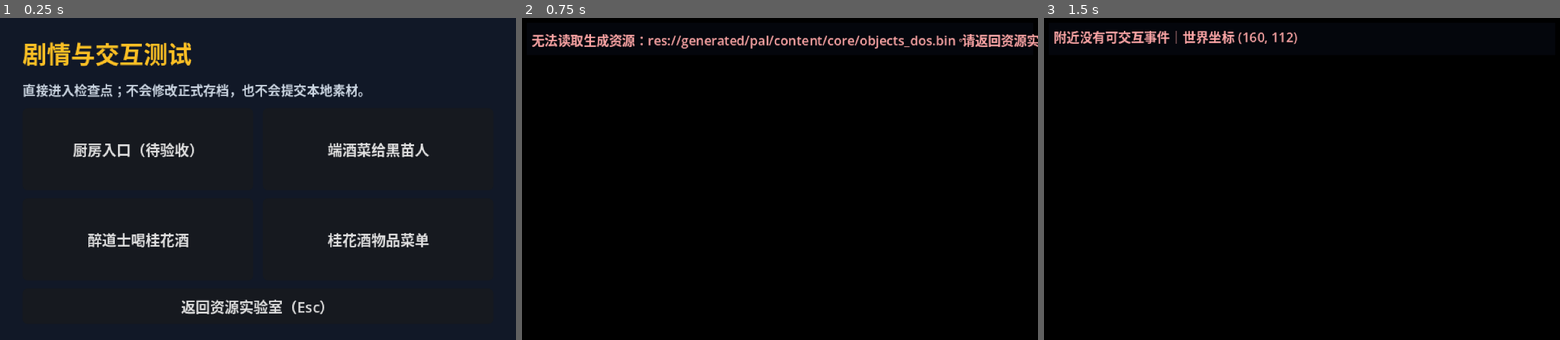
Above: before the commit, frames 1-3 (left to right).
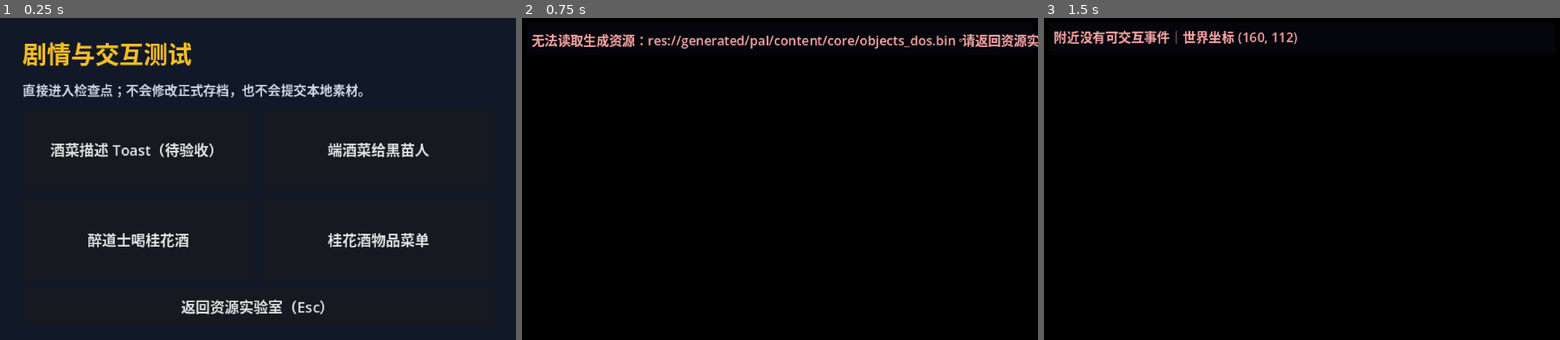
Above: after the commit, the same moments.

Repository: 1xuanyuan1/sword-godot
Game: Godot game, scene res://scenes/story_test_lab.tscn
Same seed, same stepped clock (60 frames per second), same inputs: the game is played once before the commit and once after it. This scene is started directly instead of the project's main scene.
Inputs (mouse positions are in pixels of both pictures, inside the frame that each line leads up to):
- Up to frame 1 (0.25 s): no input
- Up to frame 2 (0.75 s): click (661, 150) at 0.5 s, where only the run before the commit has a clickable "厨房入口（待验收）"
- Up to frame 3 (1.5 s): tap Enter (ui_accept) at 1.25 s; hold Right from 1.28 s (still down); tap M at 1.35 s

The runs differ from the first frame. In frame 1, 0.9% of the frame differs, in the area x 9-42%, y 38-44%; in frame 2, less than 0.1%; in frame 3, less than 0.1%.

Commit message:
fix: show quoted narration as toast

Diff:
--- a/src/content/pal_content_database.gd
+++ b/src/content/pal_content_database.gd
@@ -121,6 +121,11 @@
 	return str(messages[index]) if index >= 0 and index < messages.size() else ""
 
 
+func is_quoted_narration_start(index: int) -> bool:
+	# DOS 文本用成对半角引号标记无角色的剧情叙述；续行只在末尾带结束引号。
+	return get_message(index).strip_edges().begins_with("\"")
+
+
 func item_definition(object_id: int) -> PalItemDefinition:
 	return items[object_id] if object_id >= 0 and object_id < items.size() else null
 
--- a/src/debug/pal_debug_checkpoint.gd
+++ b/src/debug/pal_debug_checkpoint.gd
@@ -8,16 +8,8 @@
 
 static func request(checkpoint_id: String) -> bool:
 	match checkpoint_id:
-		"kitchen_entry":
-			_pending = {
-				"id": checkpoint_id,
-				"scene": 2,
-				"script": 4631,
-				"event": 52,
-				"position": Vector2i(1456, 1400),
-				"scene_enter_scripts": {0: 8145},
-				"hint": "自动穿过厨房入口；应进入厨房且不重播开场"
-			}
+		"wine_dish_toast":
+			_pending = {"id": checkpoint_id, "scene": 0, "script": 4995, "event": 21, "position": Vector2i(656, 1144), "hint": "酒菜环境描述应显示为居中 Toast"}
 		"meal_delivery":
 			_pending = {"id": checkpoint_id, "scene": 0, "script": 4885, "event": 16, "position": Vector2i(1248, 1040), "player_sprite": 208}
 		"drunken_swordsman":
--- a/src/debug/story_test_lab.gd
+++ b/src/debug/story_test_lab.gd
@@ -51,7 +51,7 @@
 	grid.add_theme_constant_override("v_separation", 5)
 	page.add_child(grid)
 
-	_add_checkpoint_button(grid, "厨房入口（待验收）", "kitchen_entry")
+	_add_checkpoint_button(grid, "酒菜描述 Toast（待验收）", "wine_dish_toast")
 	_add_checkpoint_button(grid, "端酒菜给黑苗人", "meal_delivery")
 	_add_checkpoint_button(grid, "醉道士喝桂花酒", "drunken_swordsman")
 	_add_checkpoint_button(grid, "桂花酒物品菜单", "wine_menu")
--- a/src/game/script_vm.gd
+++ b/src/game/script_vm.gd
@@ -217,8 +217,8 @@
 			0x003b:
 				if _dialog_has_body:
 					return _pause_at_dialog_boundary()
-				_dialog_is_toast = false
-				dialog_started.emit(2, entry.operands[0], 0)
+				_dialog_is_toast = _starts_quoted_narration(next_cursor)
+				dialog_started.emit(3 if _dialog_is_toast else 2, entry.operands[0], 0)
 			0x003c:
 				if _dialog_has_body:
 					return _pause_at_dialog_boundary()
@@ -346,7 +346,7 @@
 				_cursor = next_cursor
 				if not _is_dialog_title(database.get_message(entry.operands[0])):
 					_dialog_has_body = true
-					if _dialog_is_toast:
+					if _dialog_is_toast and not _is_dialog_message_entry(next_cursor):
 						return _wait_for_frames(next_cursor, 14, true)
 				executed += 1
 				continue
@@ -388,6 +388,16 @@
 	running = false
 	waiting_for_dialog = true
 	return _cursor
+
+
+func _starts_quoted_narration(entry_index: int) -> bool:
+	if not _is_dialog_message_entry(entry_index):
+		return false
+	return database.is_quoted_narration_start(database.scripts[entry_index].operands[0])
+
+
+func _is_dialog_message_entry(entry_index: int) -> bool:
+	return database != null and entry_index > 0 and entry_index < database.scripts.size() and database.scripts[entry_index].operation == 0xffff
 
 
 func _tick_party_walk() -> bool:
--- a/tests/run_local_meal_and_wine_test.gd
+++ b/tests/run_local_meal_and_wine_test.gd
@@ -17,12 +17,31 @@
 	var vm := ScriptVM.new()
 	vm.configure(database, session)
 	var messages: Array[int] = []
+	var dialog_starts: Array[int] = []
+	var current_dialog_position: Array[int] = [-1]
+	var message_positions: Dictionary = {}
 	var unsupported: Array[String] = []
 	var walk_steps: Array[int] = []
-	vm.dialog_message.connect(func(index: int) -> void: messages.append(index))
+	vm.dialog_started.connect(func(position: int, _color: int, _portrait: int) -> void:
+		current_dialog_position[0] = position
+		dialog_starts.append(position)
+	)
+	vm.dialog_message.connect(func(index: int) -> void:
+		messages.append(index)
+		message_positions[index] = current_dialog_position[0]
+	)
 	vm.unsupported_instruction.connect(func(index: int, operation: int) -> void: unsupported.append("0x%04X@%d" % [operation, index]))
 	vm.party_step_performed.connect(func() -> void: walk_steps.append(1))
 
+	vm.run_trigger(4995, 21)
+	_drive_script(vm)
+	if messages != [718, 719] or dialog_starts != [3]:
+		_fail("酒菜环境描述没有合并成一个系统 Toast：消息 %s，位置 %s" % [messages, dialog_starts], vm)
+		return
+
+	messages.clear()
+	dialog_starts.clear()
+	message_positions.clear()
 	vm.run_trigger(4885, 16)
 	_drive_script(vm)
 	var expected_delivery: Array[int] = []
@@ -33,6 +52,9 @@
 		return
 	if messages != expected_delivery:
 		_fail("端酒菜对话不完整：%s" % messages, vm)
+		return
+	if message_positions.get(692, -1) != 3:
+		_fail("收起桂花酒的系统叙述没有使用 Toast：%s" % message_positions.get(692, -1), vm)
 		return
 	if session.party_world_position() != Vector2i(1312, 1072) or walk_steps.size() != 16:
 		_fail("端酒菜强制走位不完整：位置 %s，步数 %d" % [session.party_world_position(), walk_steps.size()], vm)
@@ -68,7 +90,7 @@
 	if session.item_count(272) != 0 or database.event_objects[62].state != 0:
 		_fail("醉道士喝酒后物品或人物状态没有正确收尾", vm)
 		return
-	print("PASS: 端酒菜消息 674–692、16 步走位、菜单使用桂花酒与醉道士消息 751–789 均完成")
+	print("PASS: 酒菜描述 718–719 与收酒消息 692 使用 Toast；端酒菜、菜单用酒及醉道士流程均完成")
 	vm.free()
 	quit(0)
 
--- a/tests/run_tests.gd
+++ b/tests/run_tests.gd
@@ -37,6 +37,7 @@
 	_test_script_vm_inn_conversation_operations()
 	_test_script_vm_inventory_and_party_walk()
 	_test_script_vm_center_toast()
+	_test_script_vm_quoted_narration_toast()
 	_test_explorer_scene_enter_persistence()
 	_test_debug_checkpoints()
 	_test_game_menu_inventory()
@@ -615,6 +616,35 @@
 	vm.free()
 
 
+func _test_script_vm_quoted_narration_toast() -> void:
+	var database := PalContentDatabase.new()
+	database.messages = ["\"桌上摆着一份丰盛的酒菜", "嗯～看起来很好吃的样子\"", "普通中央对白"]
+	for operation in [0, 0x003b, 0xffff, 0xffff, 0, 0x003b, 0xffff, 0]:
+		var entry := PalScriptEntry.new()
+		entry.operation = operation
+		entry.operands = PackedInt32Array([0, 0, 0])
+		database.scripts.append(entry)
+	database.scripts[2].operands[0] = 0
+	database.scripts[3].operands[0] = 1
+	database.scripts[6].operands[0] = 2
+	var positions: Array[int] = []
+	var messages: Array[int] = []
+	var vm := ScriptVM.new()
+	vm.configure(database)
+	vm.dialog_started.connect(func(position: int, _color: int, _portrait: int) -> void: positions.append(position))
+	vm.dialog_message.connect(func(index: int) -> void: messages.append(index))
+	vm.run_trigger(1)
+	_expect(positions == [3] and messages == [0, 1], "quoted center narration uses one toast round and keeps consecutive lines together")
+	_expect(vm.waiting_for_frames and not vm.waiting_for_dialog, "quoted narration toast closes on a timer without dialog input")
+	for frame in range(14):
+		vm.tick_frame()
+	positions.clear()
+	messages.clear()
+	vm.run_trigger(5)
+	_expect(positions == [2] and messages == [2] and vm.waiting_for_dialog, "unquoted center dialog keeps the normal interactive presentation")
+	vm.free()
+
+
 func _test_explorer_scene_enter_persistence() -> void:
 	var database := PalContentDatabase.new()
 	for operation in [0, 1, 0]:
@@ -643,17 +673,16 @@
 
 
 func _test_debug_checkpoints() -> void:
-	_expect(DebugCheckpoint.request("kitchen_entry"), "current kitchen checkpoint is accepted")
+	_expect(DebugCheckpoint.request("wine_dish_toast"), "current wine dish toast checkpoint is accepted")
 	var checkpoint: Dictionary = DebugCheckpoint.consume()
-	_expect(checkpoint.get("scene") == 2 and checkpoint.get("script") == 4631 and checkpoint.get("event") == 52, "kitchen checkpoint runs the original portal script")
-	_expect(checkpoint.get("scene_enter_scripts", {}).get(0) == 8145, "kitchen checkpoint restores the completed intro entry")
+	_expect(checkpoint.get("scene") == 0 and checkpoint.get("script") == 4995 and checkpoint.get("event") == 21, "wine dish checkpoint runs the original table narration")
 	_expect(DebugCheckpoint.request("meal_delivery"), "meal delivery checkpoint is accepted")
 	checkpoint = DebugCheckpoint.consume()
 	_expect(checkpoint.get("scene") == 0 and checkpoint.get("script") == 4885 and checkpoint.get("player_sprite") == 208, "meal delivery checkpoint restores carrying state")
 	_expect(DebugCheckpoint.request("drunken_swordsman"), "drunken swordsman checkpoint is accepted")
 	checkpoint = DebugCheckpoint.consume()
 	_expect(checkpoint.get("script") == 5079 and checkpoint.get("inventory", {}).get(272) == 1, "drunken swordsman checkpoint restores osmanthus wine")
-	_expect(not DebugCheckpoint.request("miao_inn") and not DebugCheckpoint.request("stairs"), "completed non-wine manual checkpoints are archived from the test lab")
+	_expect(not DebugCheckpoint.request("kitchen_entry") and not DebugCheckpoint.request("stairs"), "completed non-wine manual checkpoints are archived from the test lab")
 	_expect(DebugCheckpoint.consume().is_empty() and not DebugCheckpoint.request("missing"), "debug story checkpoint is consumed once and rejects unknown ids")
 
 
Not shown, changed: .yulia/kb/bugfix/dialog.md
Not shown, changed: README.md
Not shown, changed: docs/SCRIPT_VM.md
